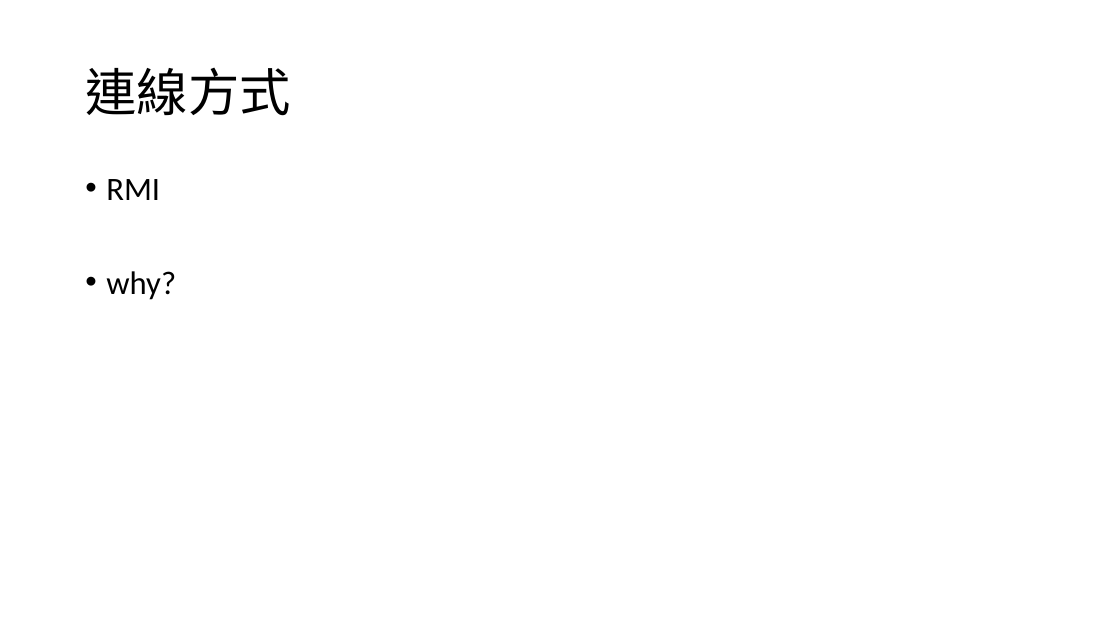
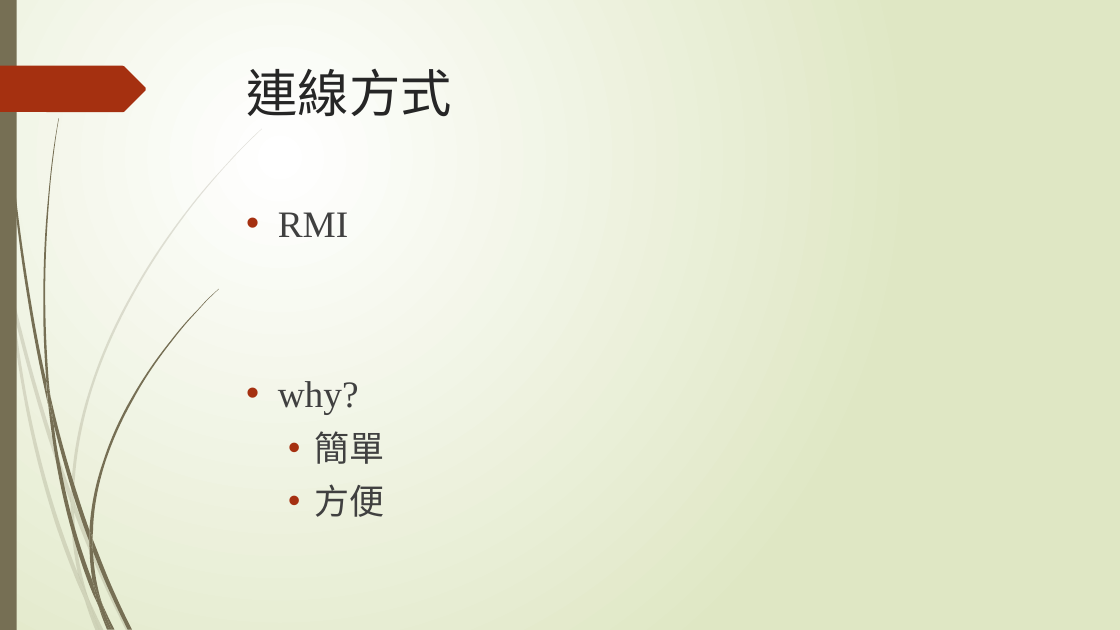
Before and after one commit to Joe-lin-ezra/BattleShip, a slide deck: slide 7 of doc/網路程式設計報告.pptx. Drawn at 1120x630 pixels with LibreOffice and Linux fonts; fonts in the diff are those of the drawing. Boxes give left, top, right and bottom in pixels: in the first picture for what was removed or moved away, otherwise in the second. Text is boxed around its words. In the diff, an @@ line names an element or a change of style, - is before the commit and + after.

```diff
--- a/doc/網路程式設計報告.pptx
+++ b/doc/網路程式設計報告.pptx
@@ background #FFFFFF to gradient #FFFFFF to #DFE8C4 @@
@@ rectangle added at bbox=[0, 0, 17, 630], fill #766F54 @@
@@ title "連線方式": place and size @@
-title "連線方式" at bbox=[85, 68, 290, 116]
+title "連線方式" at bbox=[247, 69, 452, 117]
@@ title "連線方式" at bbox=[247, 69, 452, 117]: font Calibri to Quicksand, text colour #000000 to #262626; line spacing 0.9 to 1; vertical alignment middle to top @@
@@ freeform shape added at bbox=[0, 66, 146, 112], fill #A53010 @@
@@ text "RMI": place and size @@
-text "RMI" at bbox=[106, 179, 176, 300]
+text "RMI" at bbox=[278, 212, 385, 517]
@@ text at bbox=[278, 212, 359, 414]: size 28 to 32 pt, font Calibri to Times New Roman, text colour #000000 to #404040 in "RMI", "why?"; indent changed; line spacing 0.9 to 1 @@
@@ text at bbox=[315, 431, 385, 517]: paragraphs added @@
+  • 簡單
+  • 方便
@@ group added at bbox=[0, 129, 262, 630]: 10 freeform shapes @@
@@ group added at bbox=[3, 0, 218, 630]: 12 freeform shapes @@
```
Also in this commit, not shown: 12 other slides changed, 1 slide added, 1 slide removed.
